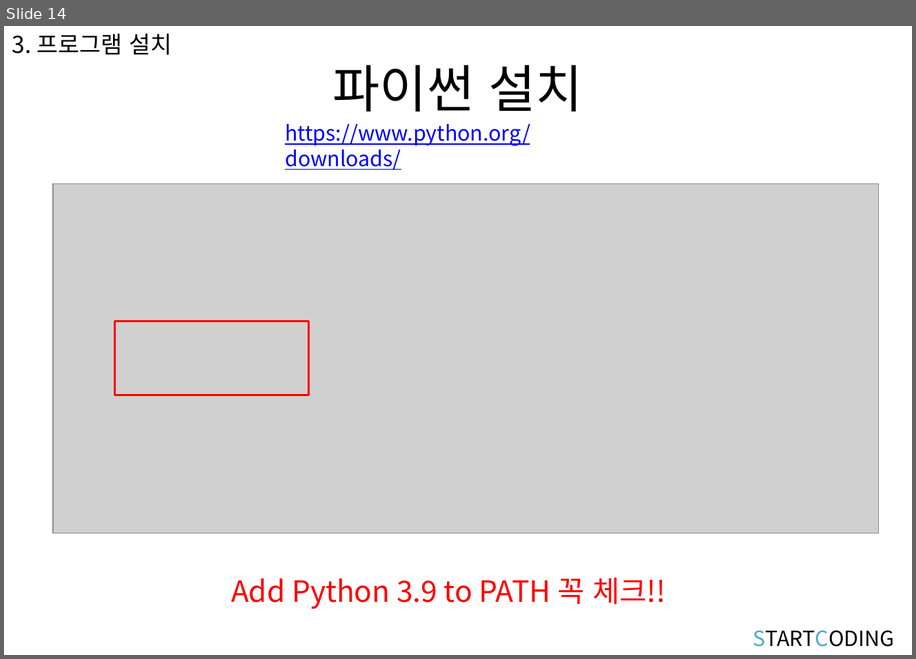
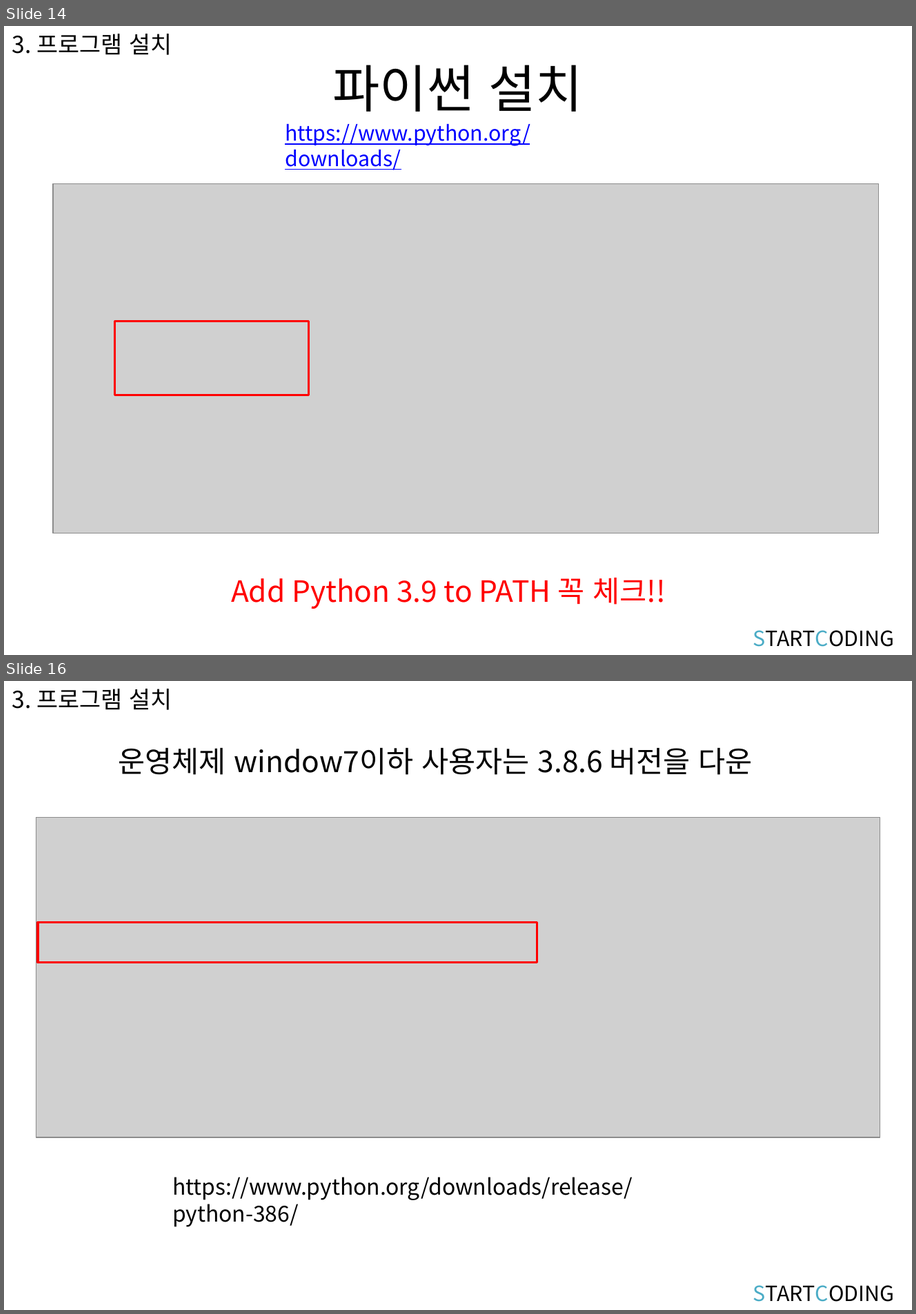
Before and after one commit to kwonkijun/python, a slide deck: 파이썬기초(PPT)/파이썬 기초 1강_강의소개.pptx. Shown one above the other, each under a label of ours: slide 14 before the commit, slides 14 and 16 after it; the slides between them are not shown. The pictures are 916x659 and 916x1314 pixels, drawn with LibreOffice and Linux fonts; fonts in the diff are those of the drawing; grey boxes stand for pictures. Boxes give left, top, right and bottom in pixels: in the first picture for what was removed or moved away, otherwise in the second. Text is boxed around its words. In the diff, an @@ line names an element or a change of style, - is before the commit and + after.

```diff
--- a/파이썬기초(PPT)/파이썬 기초 1강_강의소개.pptx
+++ b/파이썬기초(PPT)/파이썬 기초 1강_강의소개.pptx
@@ slide 16 added at bbox=[4, 681, 912, 1310], background #FFFFFF @@
@@ text added at bbox=[12, 689, 172, 710], 20 pt, text #000000 @@
+3. 프로그램 설치
@@ text added at bbox=[118, 748, 753, 775], 25.2 pt, text #000000 @@
+운영체제 window7이하 사용자는 3.8.6 버전을 다운
@@ picture added at bbox=[36, 817, 880, 1137] @@
@@ rectangle added at bbox=[38, 922, 537, 963], outline #FF0000 2 pt @@
@@ text added at bbox=[172, 1176, 633, 1227], 18.8 pt, text #000000 @@
+https://www.python.org/downloads/release/python-386/
@@ text added at bbox=[753, 1285, 895, 1301], 18 pt, text #000000 @@
+STARTCODING
```
Also in this commit, not shown: 6 other slides added, 36 other files.
